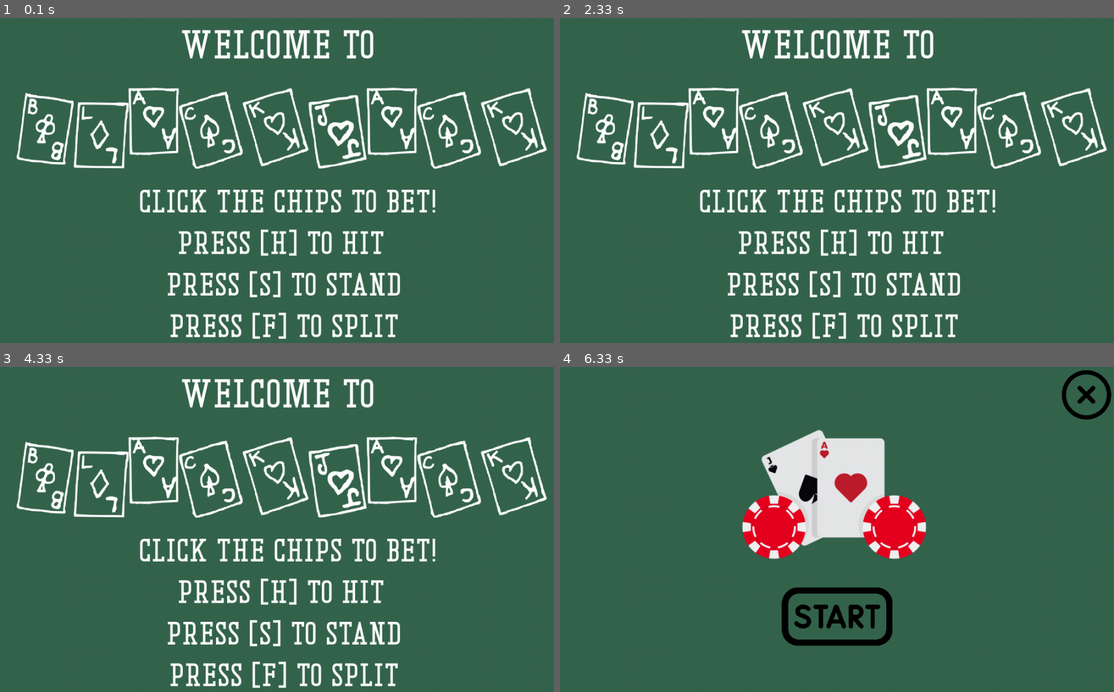
Above: before the commit, frames 1-4 (two rows, left to right).
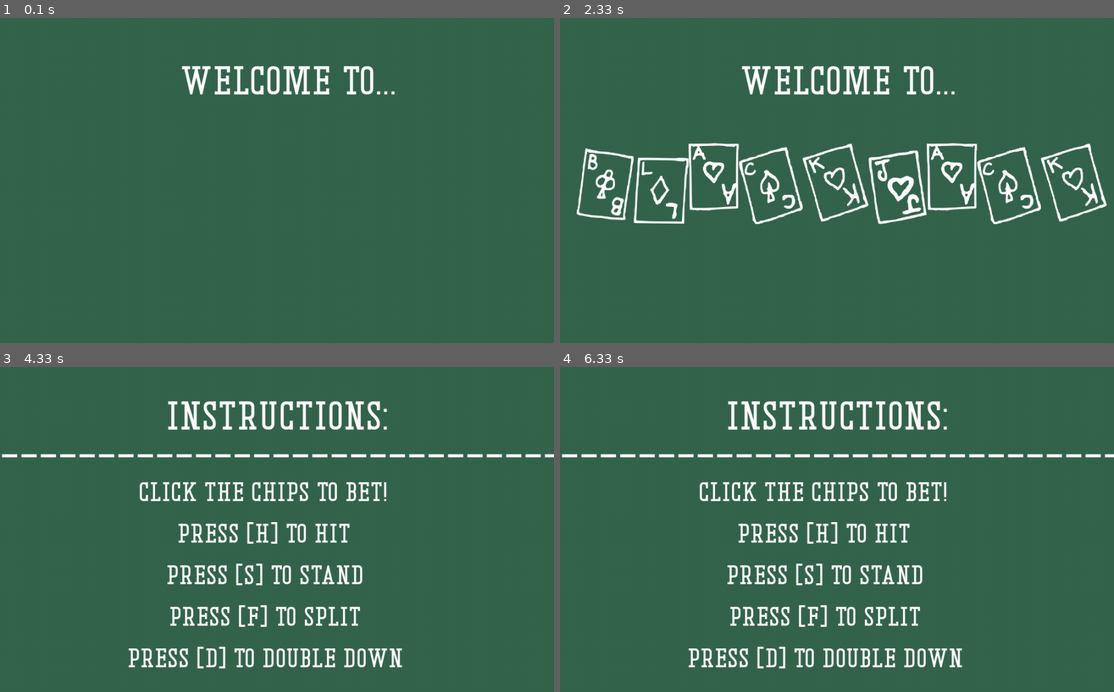
Above: after the commit, the same moments.

Repository: gracestalker/pygame_2_cards
Game: pygame game, started from game.py
Same seed, same stepped clock (60 frames per second), same inputs: the game is played once before the commit and once after it.
Inputs:
- Up to frame 1 (0.1 s): no input
- Up to frame 2 (2.33 s): no input
- Up to frame 3 (4.33 s): no input
- Up to frame 4 (6.33 s): no input

The runs differ from the first frame. In frame 1, 14% of the frame differs, in the area x 3-99%, y 3-99%; in frame 2, 18%; in frame 3, 18%; in frame 4, 17%.

Commit message:
made instructions screen

Diff:
--- a/game.py
+++ b/game.py
@@ -38,7 +38,7 @@
 # define card values to determine score during game
 card_values = {'2': 2, '3': 3, '4': 4, '5': 5, '6': 6, '7': 7, '8': 8, '9': 9, '10': 10, 'A': 11, 'J': 10, 'Q': 10, 'K': 10}
 
-
+# main game loop to minimize code on screen
 def main_game(screen, state):
 
     # initializing betting values
@@ -49,7 +49,7 @@
     # initializing background
     background = hands.build_background(width, height, table_color)
 
-    # set up game
+    # set up game, recreates a deck after every hand so you cannot count cards or run out of cards
     deck = hands.create_deck(values, suits)
     player_hand = [deck.pop(), deck.pop()]
     dealer_hand = [deck.pop(), deck.pop()]
@@ -57,7 +57,6 @@
     current_hand_index = 0
 
     # check if the player has Blackjack
-
     if hands.calculate_hand(player_hand, card_values) == 21:
         results = ["Blackjack! You Win!"]
         state['total'] += int(total_bet * 1.5)  # payout is usually 1.5 times the bet
@@ -261,6 +260,20 @@
                                 split_hands = [hand1, hand2]
                                 split_mode = True
 
+                    elif event.key == pygame.K_d:
+                        if len(player_hand) ==2 and not split_mode:
+                            if state['total'] >= total_bet:
+                                total_bet *= 2
+                                state['total'] -= total_bet // 2
+
+                                player_hand.append(deck.pop())
+
+                                player_turn = False
+                                game_over = hands.calculate_hand(player_hand, card_values) > 21
+
+                            else:
+                                print("Not enough chips to double down.")
+
             if game_over and event.type == pygame.KEYDOWN:
                 if event.key == pygame.K_r:
                     running = False
--- a/titlescreen.py
+++ b/titlescreen.py
@@ -5,35 +5,59 @@
 # function to show instructions before gameplay
 def instructions(screen, width, height):
 
+    # rgb colors
     white = (255,255,255)
-    black = (0,0,0)
+    table_color = (53, 101, 77)
+
+    # fonts for title screen
     play_f = "assets/fonts/play_again.ttf"
     info_f = "assets/fonts/game_text.ttf"
     font1 = pygame.font.Font(play_f, 150)
-    font2 = pygame.font.Font(info_f, 60)
+    font2 = pygame.font.Font(info_f, 50)
     font3 = pygame.font.Font(info_f, 75)
 
-
-    welcome = font3.render("Welcome to", True, white)
+    # instructions/welcome text
+    welcome = font3.render("WELCOME TO...", True, white)
     blj = font1.render("BLACKJACK", True, white)
     b_inst = font2.render("Click the Chips to Bet!", True, white)
     h_inst = font2.render("Press [H] to Hit", True, white)
     s_inst = font2.render("Press [S] to Stand", True, white)
     f_inst = font2.render("Press [F] to Split", True, white)
+    d_inst = font2.render("Press [D] to Double Down", True, white)
+    inst = font3.render("INSTRUCTIONS:", True, white)
+    und = font3.render("___________________________________________________________________________", True, white)
 
+    # create surface to blit onto
     inst_surface = pygame.Surface((width, height))
-    inst_surface.fill((53, 101, 77))
+    inst_surface.fill(table_color)
 
-    inst_surface.blit(welcome, (width // 2 - 175, 10))
-    inst_surface.blit(blj, (width // 2 - 470, 125))
-    inst_surface.blit(b_inst, (width // 2 - 250, 300))
-    inst_surface.blit(h_inst, (width // 2 - 180, 375))
-    inst_surface.blit(s_inst, (width // 2 - 200, 450))
-    inst_surface.blit(f_inst, (width // 2 - 195, 525))
+    # welcome screen
+    inst_surface.blit(welcome, (width // 2 - 175, 75))
 
     screen.blit(inst_surface, (0,0))
     pygame.display.flip()
+    pygame.time.delay(2000)
 
+    # blackjack screen
+    inst_surface.blit(blj, (width // 2 - 470, 225))
+
+    screen.blit(inst_surface, (0,0))
+    pygame.display.flip()
+    pygame.time.delay(2000)
+
+    inst_surface.fill(table_color)
+
+    # instructions screen
+    inst_surface.blit(inst, (width // 2 - 200, 50))
+    inst_surface.blit(und, (0, 100))
+    inst_surface.blit(b_inst, (width // 2 - 250, 200))
+    inst_surface.blit(h_inst, (width // 2 - 180, 275))
+    inst_surface.blit(s_inst, (width // 2 - 200, 350))
+    inst_surface.blit(f_inst, (width // 2 - 195, 425))
+    inst_surface.blit(d_inst, (width // 2 - 270, 500))
+
+    screen.blit(inst_surface, (0,0))
+    pygame.display.flip()
     pygame.time.delay(6000)
 
 
